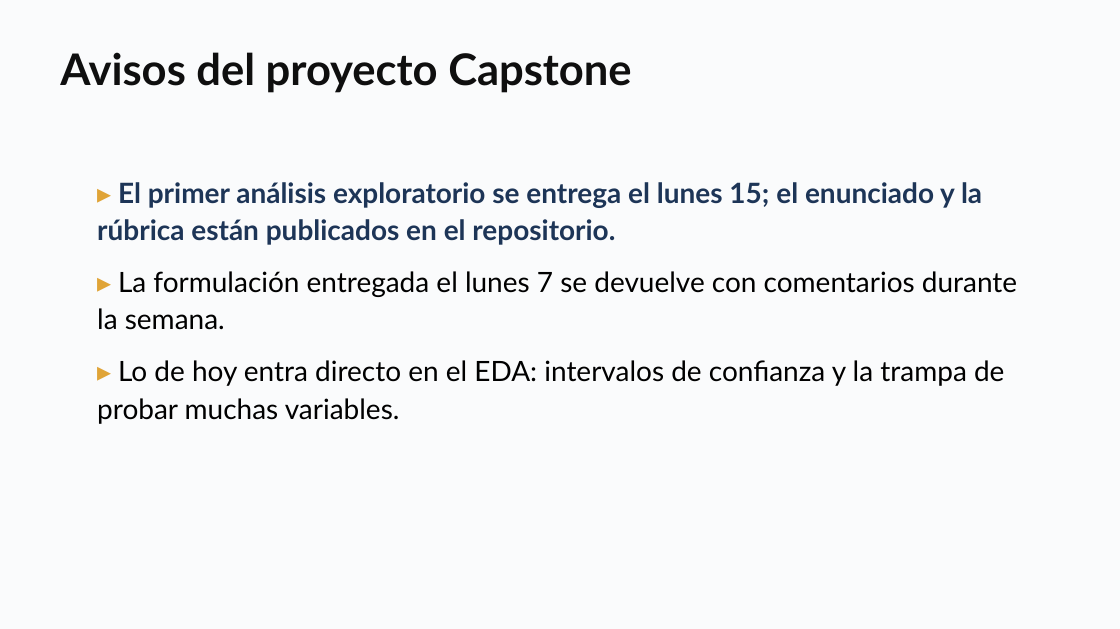
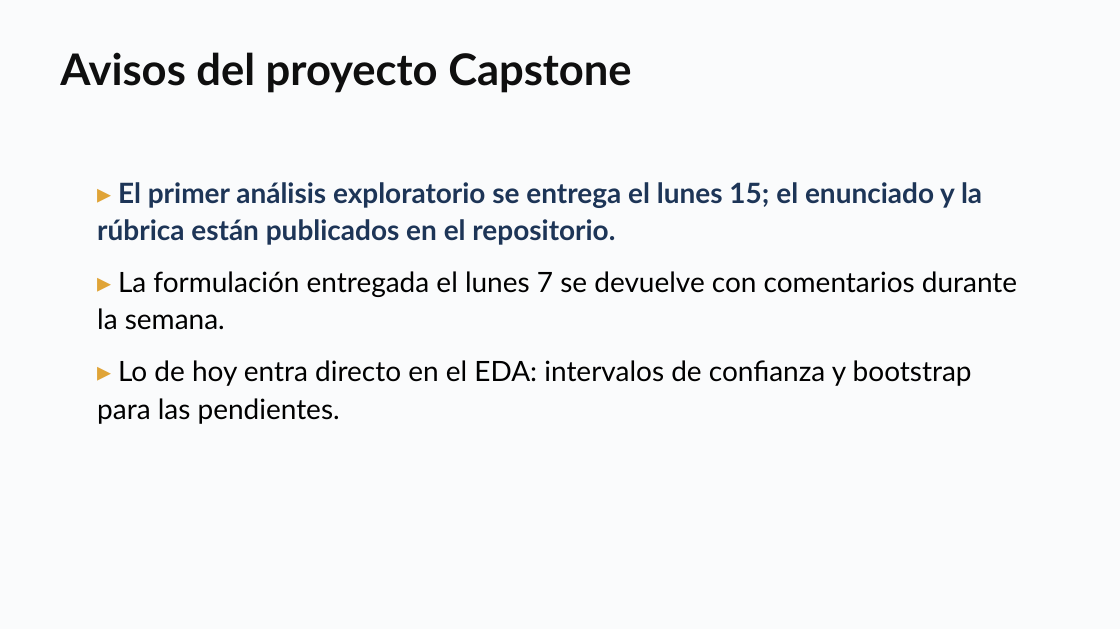
Before and after one commit to daniopitz/diplomado-cdd, a slide deck: slide 2 of presentaciones/clase05_probabilidad_inferencia.pptx. Drawn at 1120x629 pixels with LibreOffice and Linux fonts; fonts in the diff are those of the drawing. Boxes give left, top, right and bottom in pixels: in the first picture for what was removed or moved away, otherwise in the second. Text is boxed around its words. In the diff, an @@ line names an element or a change of style, - is before the commit and + after.

```diff
--- a/presentaciones/clase05_probabilidad_inferencia.pptx
+++ b/presentaciones/clase05_probabilidad_inferencia.pptx
@@ text at [97,360,972,424]: text changed @@
-▸ Lo de hoy entra directo en el EDA: intervalos de confianza y la trampa de probar muchas variables.
+▸ Lo de hoy entra directo en el EDA: intervalos de confianza y bootstrap para las pendientes.
```
Also in this commit, not shown: 3 other slides changed, 1 slide added, 3 slides removed, 3 other files.
